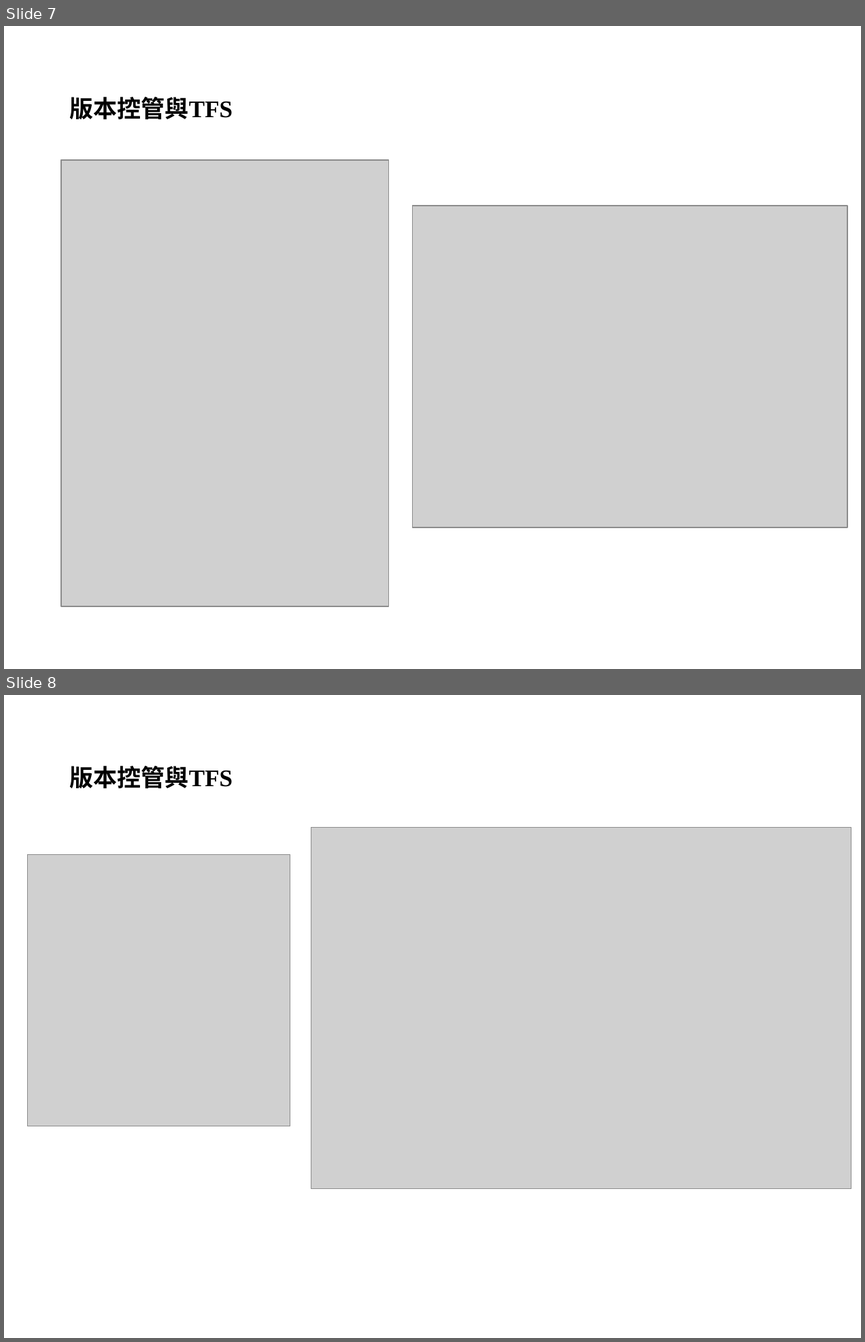
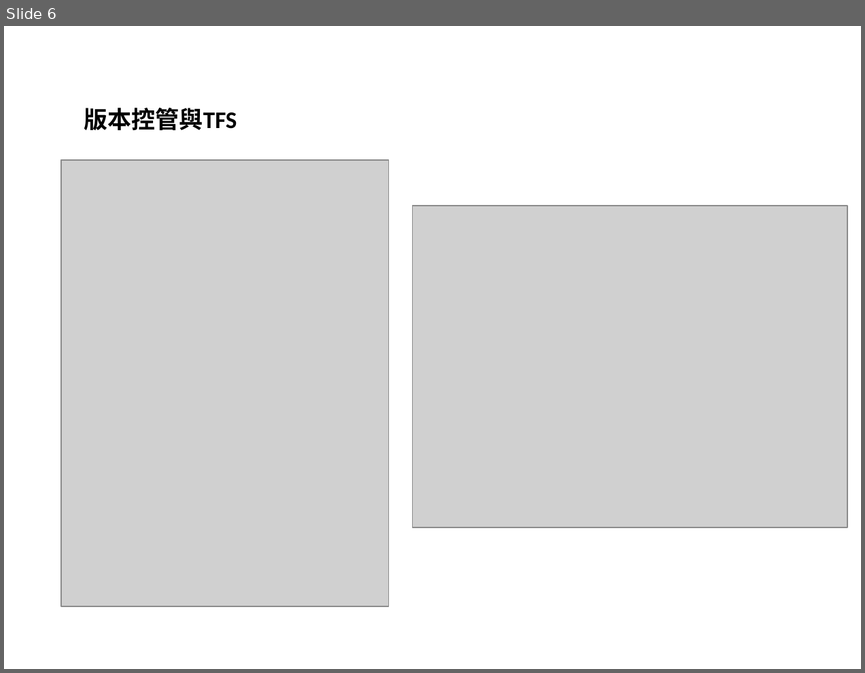
Before and after one commit to YiChiLin/TrainingPackage, a slide deck: 簡報及DB/.Net開發環境.pptx. Shown one above the other, each under a label of ours: slides 7 and 8 before the commit, slide 6 after it. The pictures are 865x1342 and 865x673 pixels, drawn with LibreOffice and Linux fonts; fonts in the diff are those of the drawing; grey boxes stand for pictures; background and template pictures are left out. Boxes give left, top, right and bottom in pixels: in the first picture for what was removed or moved away, otherwise in the second. Text is boxed around its words. In the diff, an @@ line names an element or a change of style, - is before the commit and + after.

```diff
--- a/簡報及DB/.Net開發環境.pptx
+++ b/簡報及DB/.Net開發環境.pptx
@@ slide 8 removed at (4, 695, 861, 1338), background picture (left out) @@
@@ title removed at (70, 766, 233, 789) @@
-版本控管與TFS
@@ picture removed at (311, 828, 851, 1189) @@
@@ picture removed at (27, 854, 290, 1126) @@
@@ what was slide 7 is now slide 6 @@
@@ slide 6 changed as well @@
@@ title "版本控管與TFS": place and size @@
-title "版本控管與TFS" at (70, 97, 233, 120)
+title "版本控管與TFS" at (84, 108, 237, 131)
@@ title "版本控管與TFS" at (84, 108, 237, 131): font Times New Roman to Calibri @@
```
Also in this commit, not shown: 12 other slides changed, 1 other slide removed, 1 other file.
